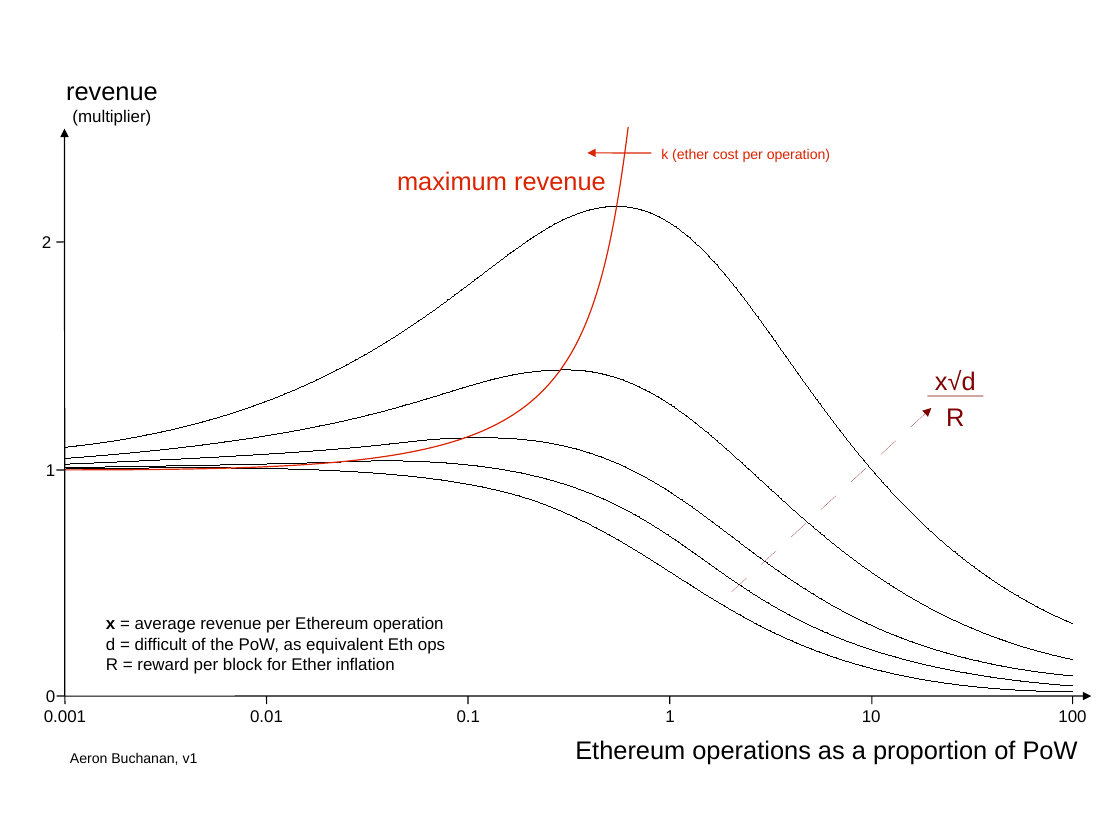
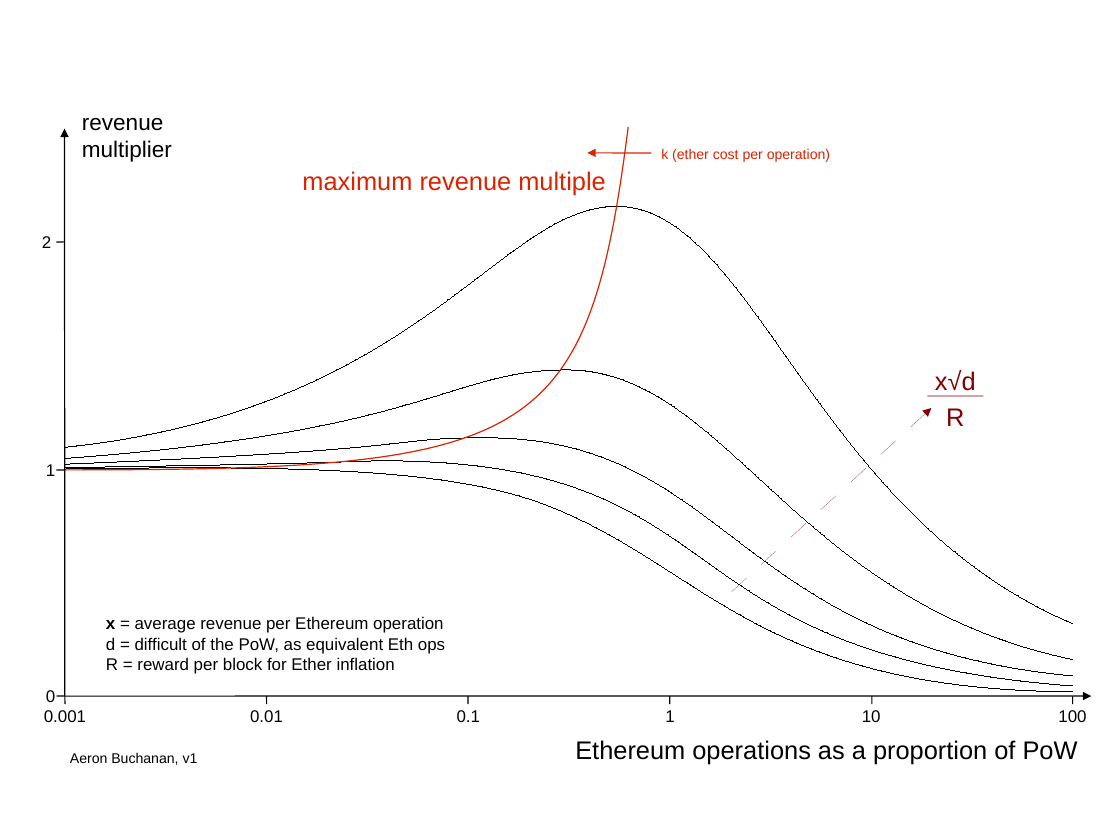
Before and after one commit to aeronbuchanan/ethereum, a slide deck: slide 1 of CompSqrtPayoff.odp. Drawn at 1120x840 pixels with LibreOffice and Linux fonts; fonts in the diff are those of the drawing. Boxes give left, top, right and bottom in pixels: in the first picture for what was removed or moved away, otherwise in the second. Text is boxed around its words. In the diff, an @@ line names an element or a change of style, - is before the commit and + after.

```diff
--- a/CompSqrtPayoff.odp
+++ b/CompSqrtPayoff.odp
@@ text at [82, 118, 172, 162]: text changed; size 12 to 16 pt @@
-revenue (multiplier)
+revenue multiplier
@@ text at [302, 171, 605, 195]: text changed @@
-maximum revenue
+maximum revenue multiple
```
Also in this commit, not shown: 1 other file.
